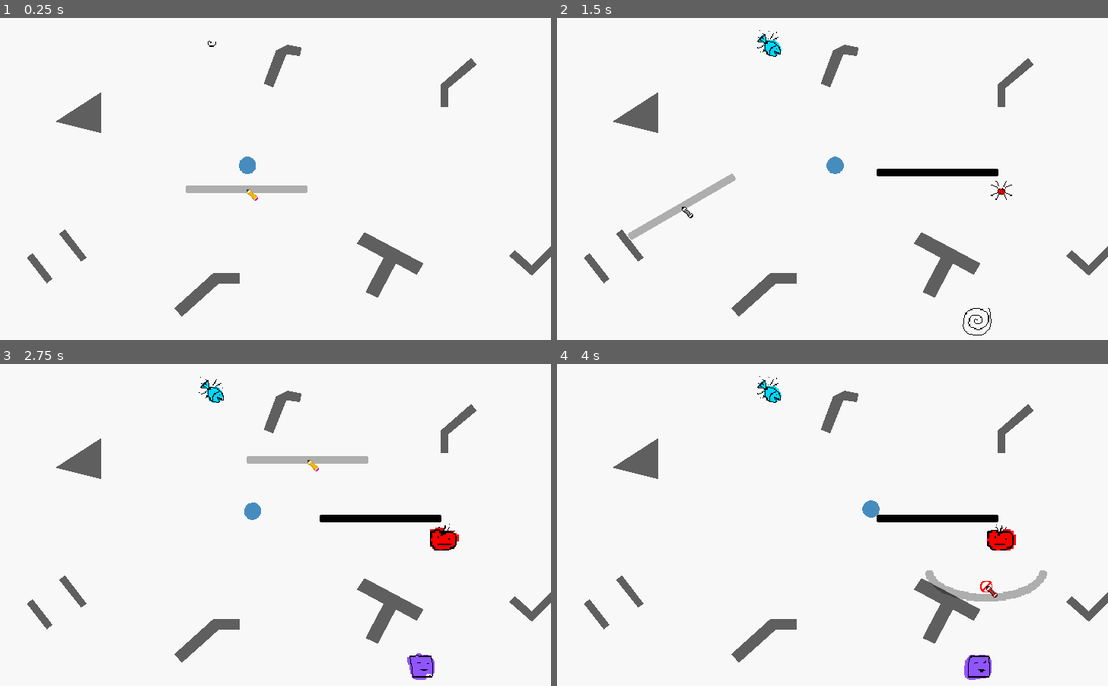
Above: before the commit, frames 1-4 (two rows, left to right).
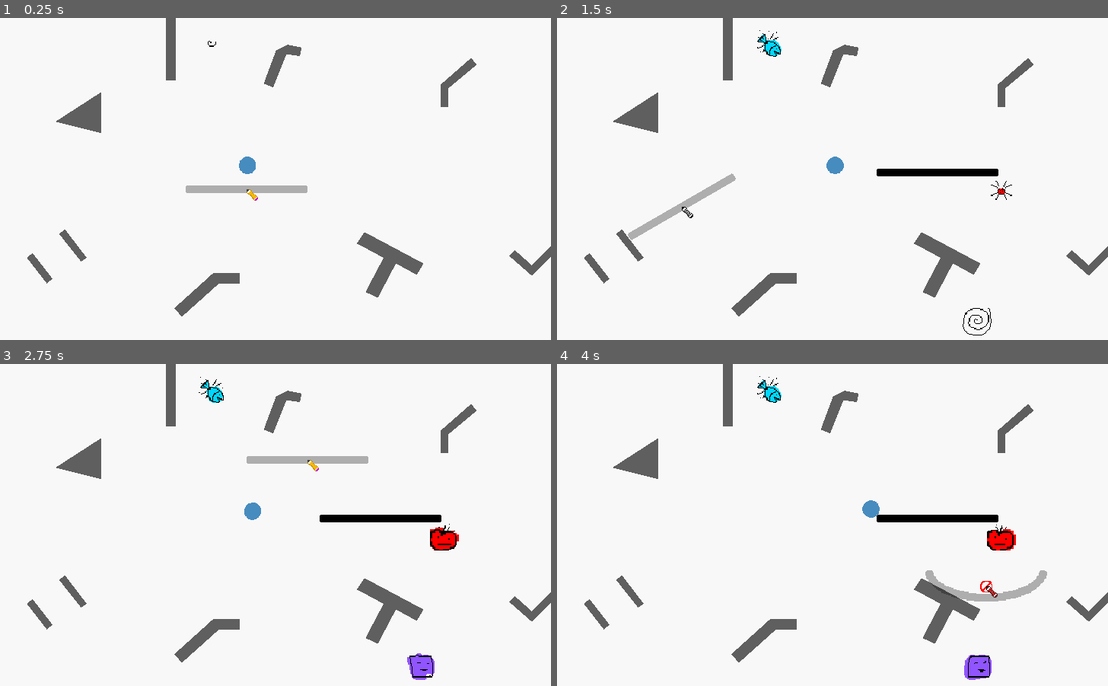
Above: after the commit, the same moments.

Repository: Silver-Ink/GameJamAirConditionner
Game: Godot game, scene res://Game.tscn
Same seed, same stepped clock (60 frames per second), same inputs: the game is played once before the commit and once after it.
Inputs (mouse positions are in pixels of both pictures, inside the frame that each line leads up to):
- Up to frame 1 (0.25 s): no input
- Up to frame 2 (1.5 s): tap Enter (ui_accept) at 0.5, 0.77 s; move the mouse to (937, 172) at 0.52 s; hold Right (ui_right) from 0.53 s (still down); click (937, 172) at 0.6 s; move the mouse to (683, 207) at 1.27 s; tap Mouse wheel up (rotate_wall_left) at 1.35 s
- Up to frame 3 (2.75 s): tap Enter (ui_accept) at 1.52 s; move the mouse to (308, 460) at 2.02 s; release Right (ui_right) at 2.03 s; hold Left (ui_left) from 2.03 s (still down); tap Mouse wheel down (rotate_wall_right) at 2.1 s
- Up to frame 4 (4 s): move the mouse to (771, 602) at 2.77 s; release Left (ui_left) at 2.78 s; hold Right (ui_right) from 2.78 s (still down); right-click (771, 602) at 2.85 s; click (771, 602) at 2.92 s; tap Enter (ui_accept) at 3.02, 3.77 s; move the mouse to (986, 586) at 3.52 s; click (986, 586) at 3.6 s

The runs differ from the first frame. In frame 1, 0.3% of the frame differs, in the area x 30-32%, y 0-20%; in frame 2, 0.3%; in frame 3, 0.3%; in frame 4, 0.3%.

Commit message:
fix rect

Diff:
--- a/Game.tscn
+++ b/Game.tscn
@@ -100,6 +100,7 @@
 
 [node name="Polygon2D2" type="Polygon2D" parent="walls/StaticBody2D"]
 color = Color(0.374139, 0.374139, 0.374139, 1)
+polygon = PackedVector2Array(235, 66, 246, 66, 246, -3, 235, -4)
 
 [node name="CollisionPolygon2D2" type="CollisionPolygon2D" parent="walls/StaticBody2D"]
 polygon = PackedVector2Array(235, -27, 235, 66, 246, 66, 246, -25)
